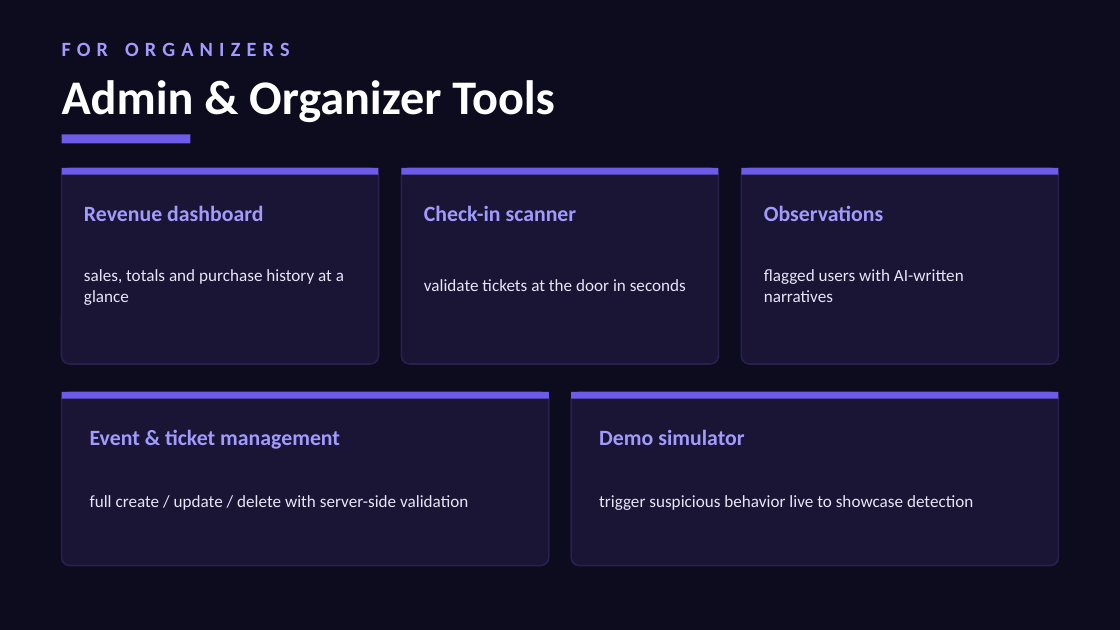
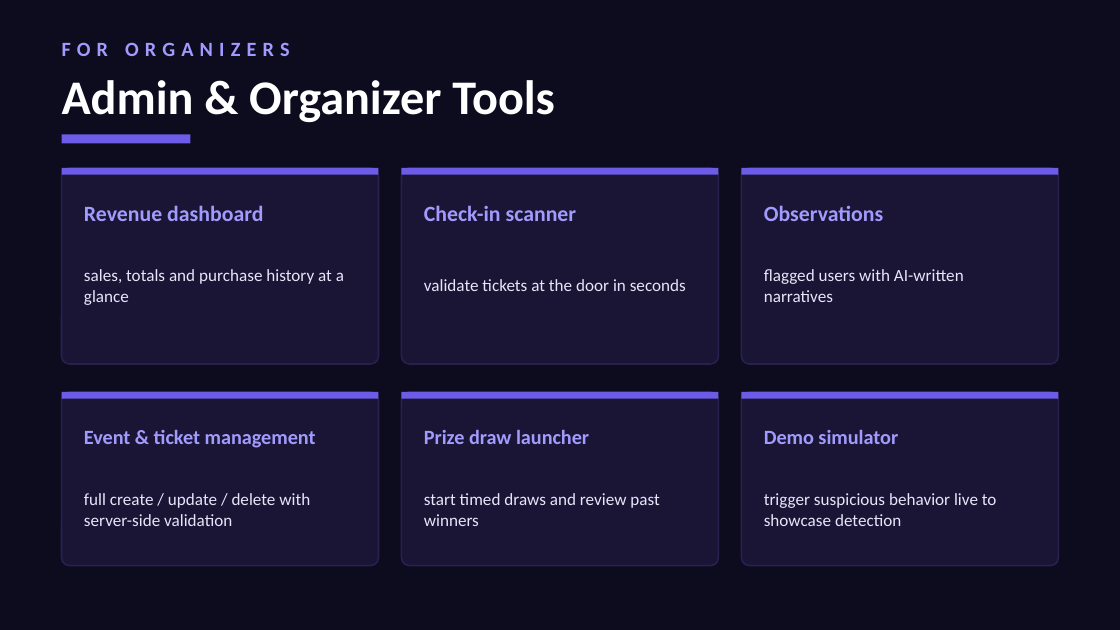
Before and after one commit to davidberbecar30/FrontRow, a slide deck: slide 11 of FrontRow-Presentation.pptx (slide 10 before the commit). Drawn at 1120x630 pixels with LibreOffice and Linux fonts; fonts in the diff are those of the drawing. Boxes give left, top, right and bottom in pixels: in the first picture for what was removed or moved away, otherwise in the second. Text is boxed around its words. In the diff, an @@ line names an element or a change of style, - is before the commit and + after.

```diff
--- a/FrontRow-Presentation.pptx
+++ b/FrontRow-Presentation.pptx
@@ rounded rectangle: place and size @@
-rounded rectangle at [62,392,549,566]
+rounded rectangle at [62,392,379,566]
@@ rectangle: place and size @@
-rectangle at [62,392,549,399]
+rectangle at [62,392,379,399]
@@ text "Event & ticket management" at [84,430,316,448]: size 14 to 13 pt @@
@@ rounded rectangle: place and size @@
-rounded rectangle at [571,392,1058,566]
+rounded rectangle at [401,392,718,566]
@@ rectangle: place and size @@
-rectangle at [571,392,1058,399]
+rectangle at [401,392,718,399]
@@ rounded rectangle added at [741,392,1058,566], fill #1A1535, outline #2A2050 1 pt @@
@@ rectangle added at [741,392,1058,399], fill #6C5CE7 @@
@@ text "Demo simulator" at [764,430,898,444]: size 14 to 13 pt @@
@@ text "Demo simulator": place and size @@
-text "Demo simulator" at [599,429,744,445]
+text "Demo simulator" at [764,430,898,444]
@@ text added at [424,430,589,444], 13 pt, text #A29BFE, bold @@
+Prize draw launcher
@@ text "full create / update / ..." rewrapped from [90,495,468,510] to [84,493,310,526] @@
@@ text "trigger suspicious behavior live to ..." rewrapped from [599,495,973,510] to [764,493,997,526] @@
@@ text added at [424,493,659,526], 11 pt, text #E8E4F9 @@
+start timed draws and review past winners
```
Also in this commit, not shown: 4 other slides changed, 1 slide added, 1 other file.
